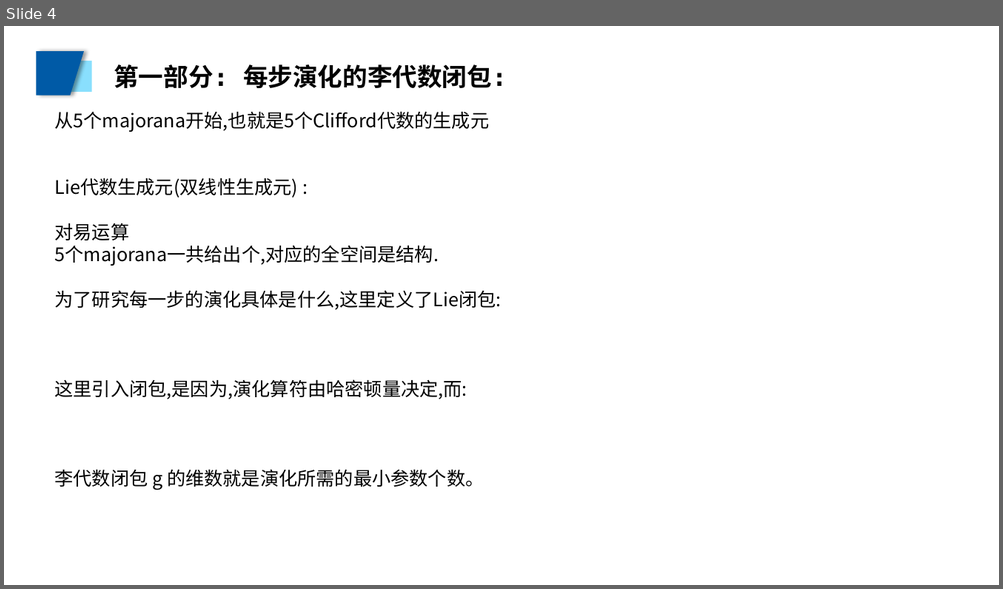
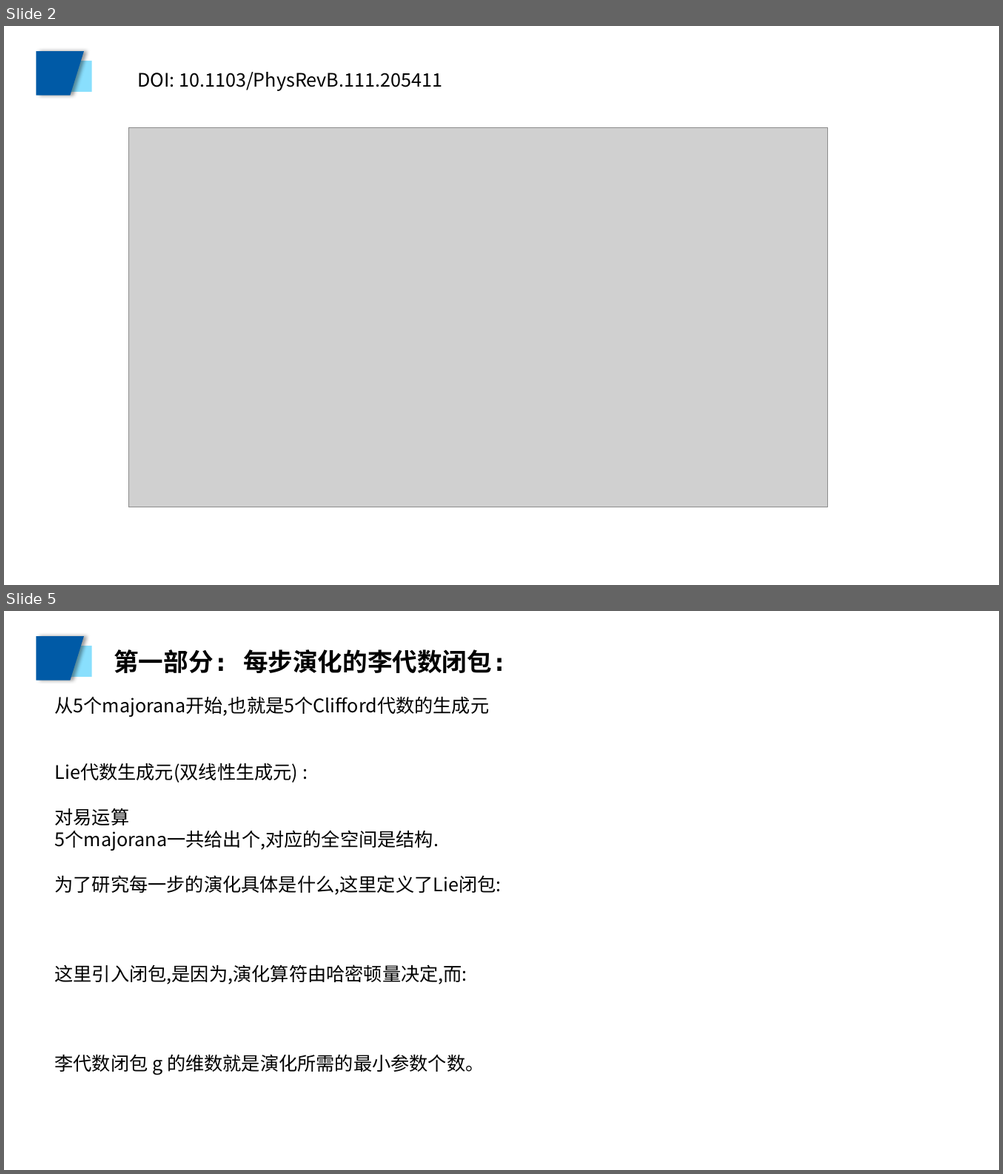
Before and after one commit to Asice-Cloud/quantummmm, a slide deck: ode1/102.pptx. Shown one above the other, each under a label of ours: slide 4 before the commit, slides 2 and 5 after it; the slides between them are not shown. The pictures are 1003x589 and 1003x1174 pixels, drawn with LibreOffice and Linux fonts; fonts in the diff are those of the drawing; grey boxes stand for pictures. Boxes give left, top, right and bottom in pixels: in the first picture for what was removed or moved away, otherwise in the second. Text is boxed around its words. In the diff, an @@ line names an element or a change of style, - is before the commit and + after.

```diff
--- a/ode1/102.pptx
+++ b/ode1/102.pptx
@@ slide 2 added at [4, 26, 999, 585], background #FFFFFF; not listed: 2 template elements that a slide beside it also shows @@
@@ text added at [137, 72, 442, 91], 18 pt, text #000000 @@
+DOI: 10.1103/PhysRevB.111.205411
@@ picture added at [128, 127, 828, 507] @@
@@ what was slide 4 is now slide 5 @@
```
Also in this commit, not shown: 6 slides changed, 4 other slides added, 37 other files.
